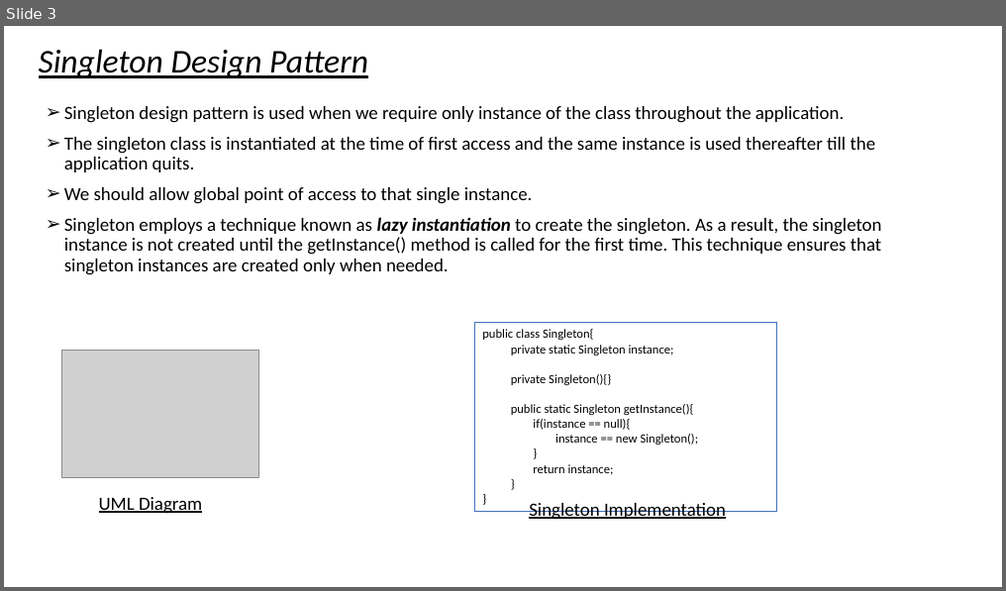
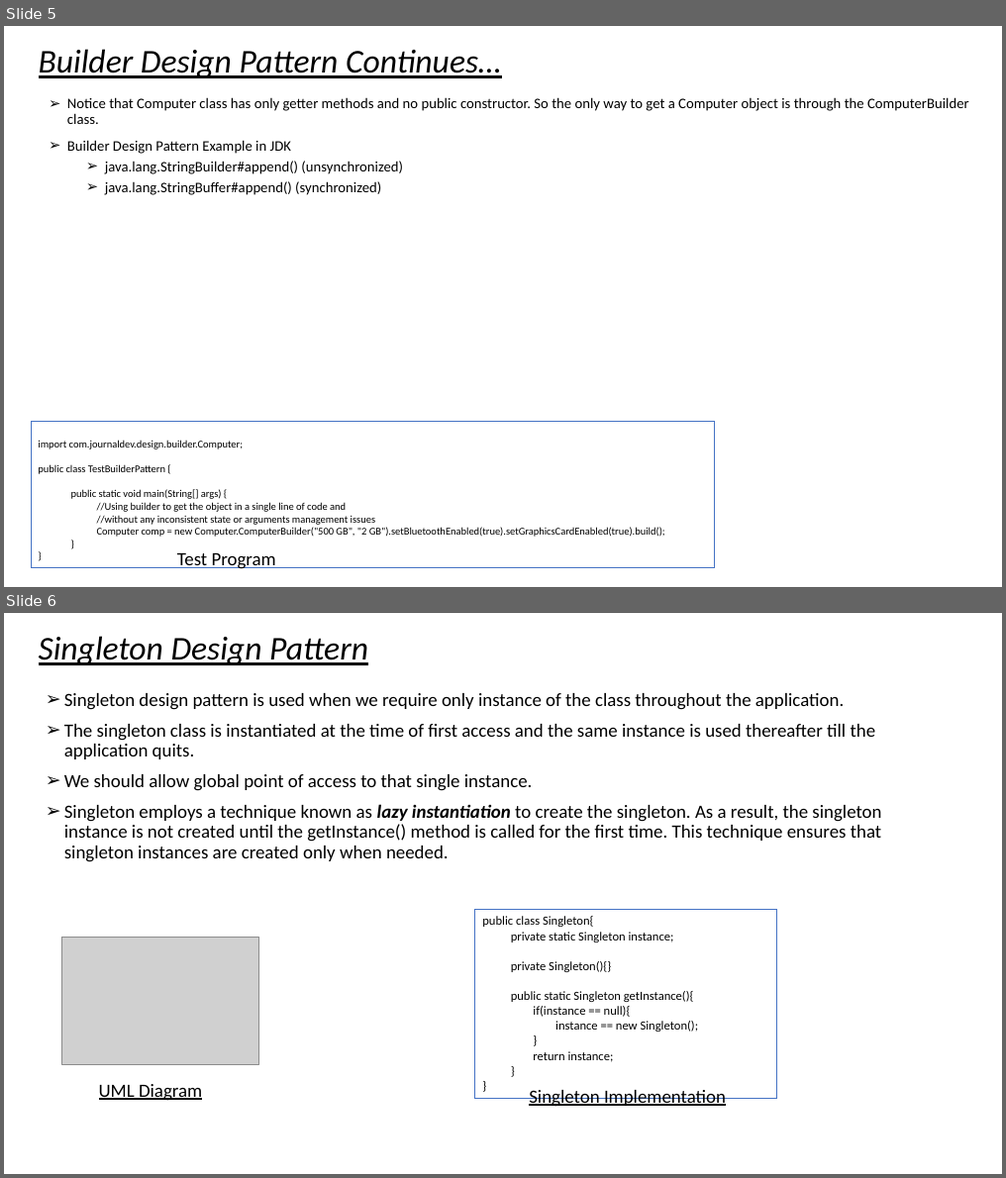
Before and after one commit to prak5192/Learning2019, a slide deck: JavaDesignPattern/Notes/CreationalDesignPattern.pptx. Shown one above the other, each under a label of ours: slide 3 before the commit, slides 5 and 6 after it. The pictures are 1006x591 and 1006x1178 pixels, drawn with LibreOffice and Linux fonts; fonts in the diff are those of the drawing; grey boxes stand for pictures. Boxes give left, top, right and bottom in pixels: in the first picture for what was removed or moved away, otherwise in the second. Text is boxed around its words. In the diff, an @@ line names an element or a change of style, - is before the commit and + after.

Commit message:
Builder design pattern

```diff
--- a/JavaDesignPattern/Notes/CreationalDesignPattern.pptx
+++ b/JavaDesignPattern/Notes/CreationalDesignPattern.pptx
@@ slide 5 added at [4,26,1002,587], background #FFFFFF @@
@@ title added at [39,49,501,78], 32 pt, text #000000, italic, underline @@
+Builder Design Pattern Continues…
@@ text added at [67,97,969,195], 14 pt, text #000000 @@
+➢ Notice that Computer class has only getter methods and no public constructor. So the only way to get a Computer object is through the ComputerBuilder class.
+➢ Builder Design Pattern Example in JDK
+  ➢ java.lang.StringBuilder#append() (unsynchronized)
+  ➢ java.lang.StringBuffer#append() (synchronized)
@@ rectangle added at [31,421,715,568], outline #4472C4 0.75 pt, 10 pt, text #000000 @@
+import com.journaldev.design.builder.Computer;
+public class TestBuilderPattern {
+public static void main(String[] args) {
+//Using builder to get the object in a single line of code and
+//without any inconsistent state or arguments management issues
+Computer comp = new Computer.ComputerBuilder("500 GB", "2 GB").setBluetoothEnabled(true).setGraphicsCardEnabled(true).build();
+}
+}
@@ text added at [177,554,276,570], 18 pt, text #000000 @@
+Test Program
@@ what was slide 3 is now slide 6 @@
```
Also in this commit, not shown: 2 other slides added.
